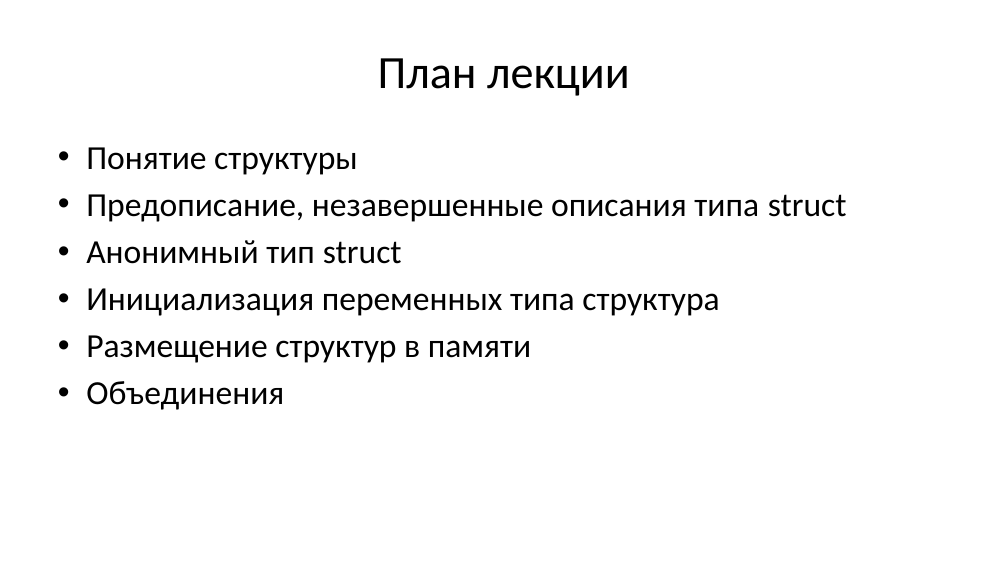
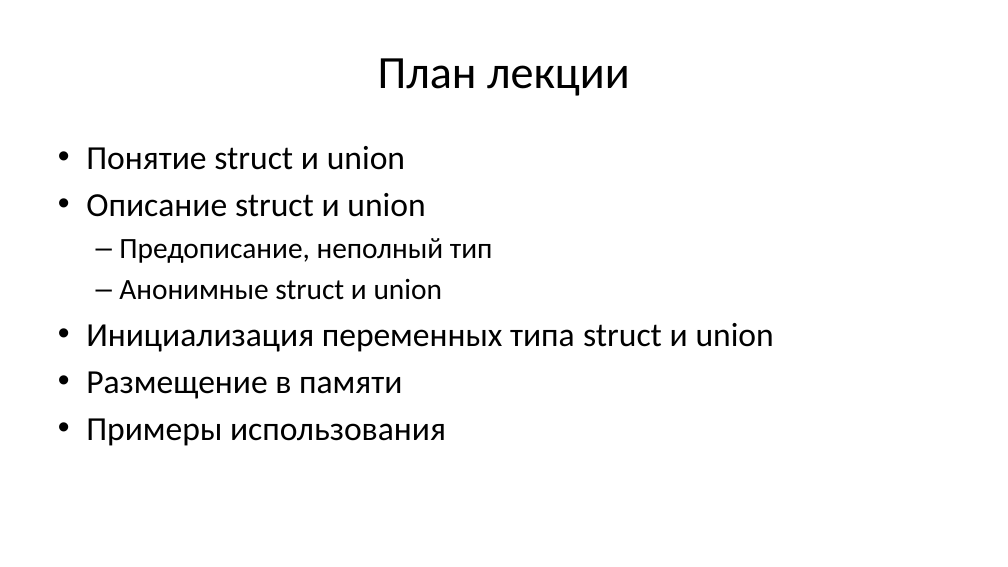
Before and after one commit to Evgueni-Petrov-aka-espetrov/Algorithms-and-Programming-in-C-pptx, a slide deck: slide 2 of 07 Структуры.pptx. Drawn at 1008x567 pixels with LibreOffice and Linux fonts; fonts in the diff are those of the drawing. Boxes give left, top, right and bottom in pixels: in the first picture for what was removed or moved away, otherwise in the second. Text is boxed around its words. In the diff, an @@ line names an element or a change of style, - is before the commit and + after.

Commit message:
добавил пример с ООП

```diff
--- a/07 Структуры.pptx
+++ b/07 Структуры.pptx
@@ text at (86,146,774,446): text changed @@
-• Понятие структуры
-• Предописание, незавершенные описания типа struct
-• Анонимный тип struct
-• Инициализация переменных типа структура
-• Размещение структур в памяти
-• Объединения
+• Понятие struct и union
+• Описание struct и union
+  – Предописание, неполный тип
+  – Анонимные struct и union
+• Инициализация переменных типа struct и union
+• Размещение в памяти
+• Примеры использования
```
Also in this commit, not shown: 8 other slides changed, 7 slides added, 6 slides removed.
